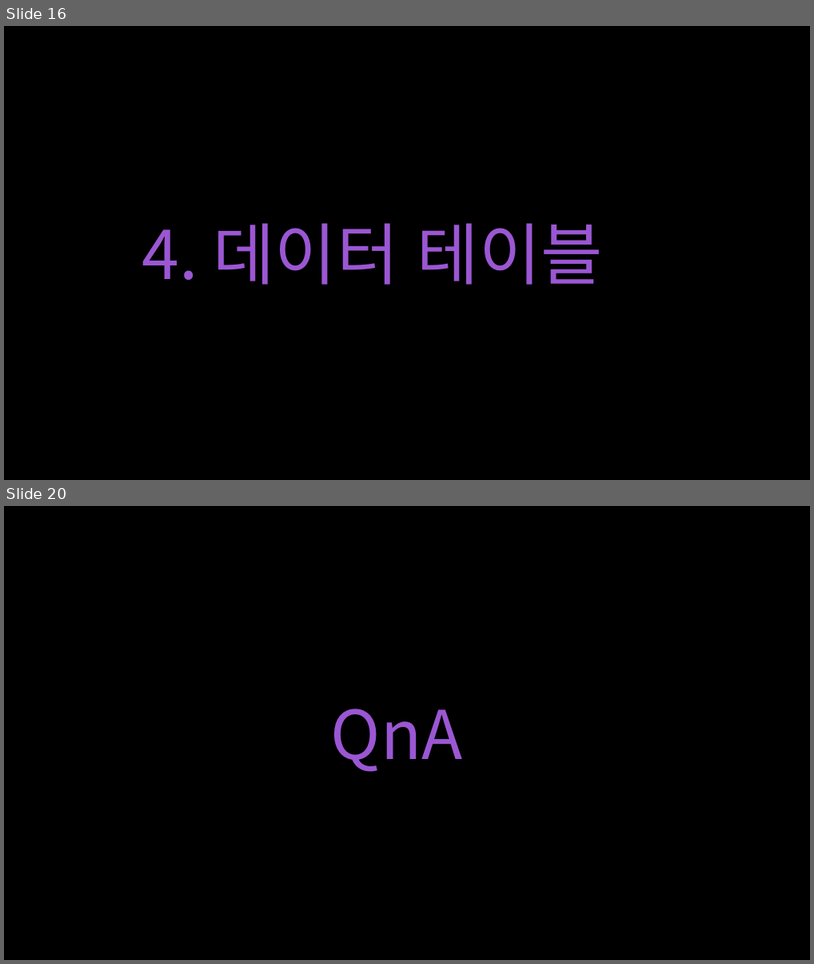
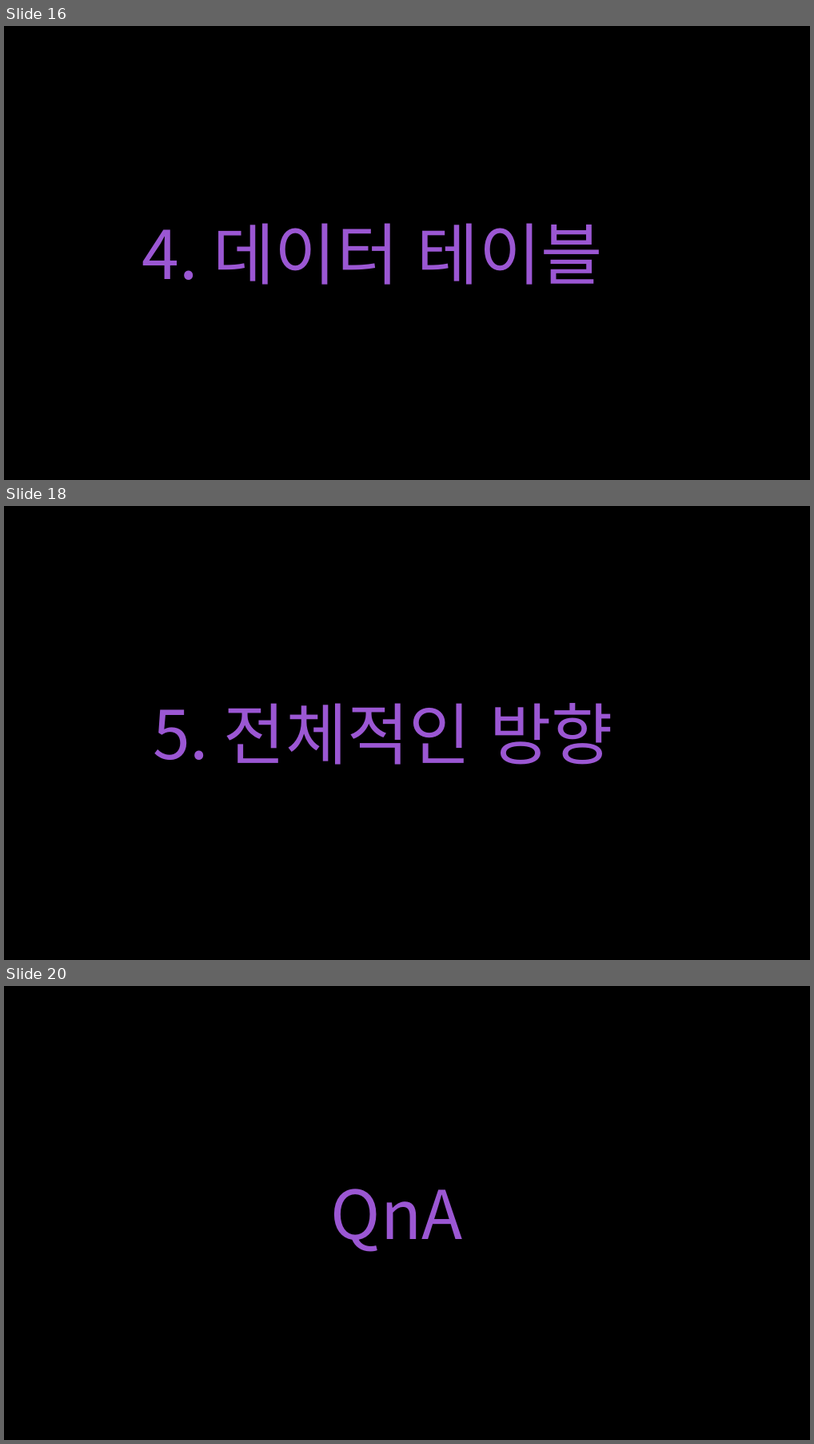
Before and after one commit to neoyeon/leeSeoYeon, a slide deck: 게임제작1_01_3조.pptx. Shown one above the other, each under a label of ours: slides 16 and 20 before the commit, slides 16, 18 and 20 after it; the slides between them are not shown. The pictures are 814x964 and 814x1444 pixels, drawn with LibreOffice and Linux fonts; fonts in the diff are those of the drawing. Boxes give left, top, right and bottom in pixels: in the first picture for what was removed or moved away, otherwise in the second. Text is boxed around its words. In the diff, an @@ line names an element or a change of style, - is before the commit and + after.

```diff
--- a/게임제작1_01_3조.pptx
+++ b/게임제작1_01_3조.pptx
@@ slide 18 added at (4, 506, 810, 960), background #000000 @@
@@ text added at (153, 703, 614, 764), 80 pt, text #9B57D3 @@
+5. 전체적인 방향
```
Also in this commit, not shown: 5 slides changed, 1 slide removed.
